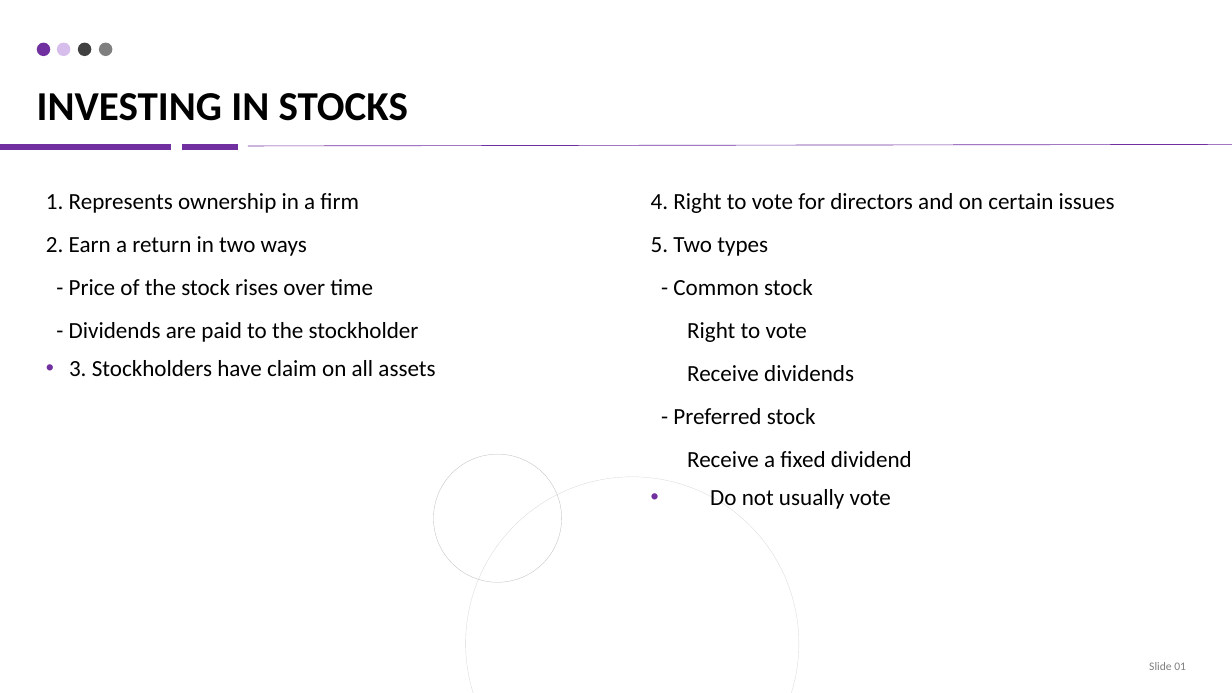
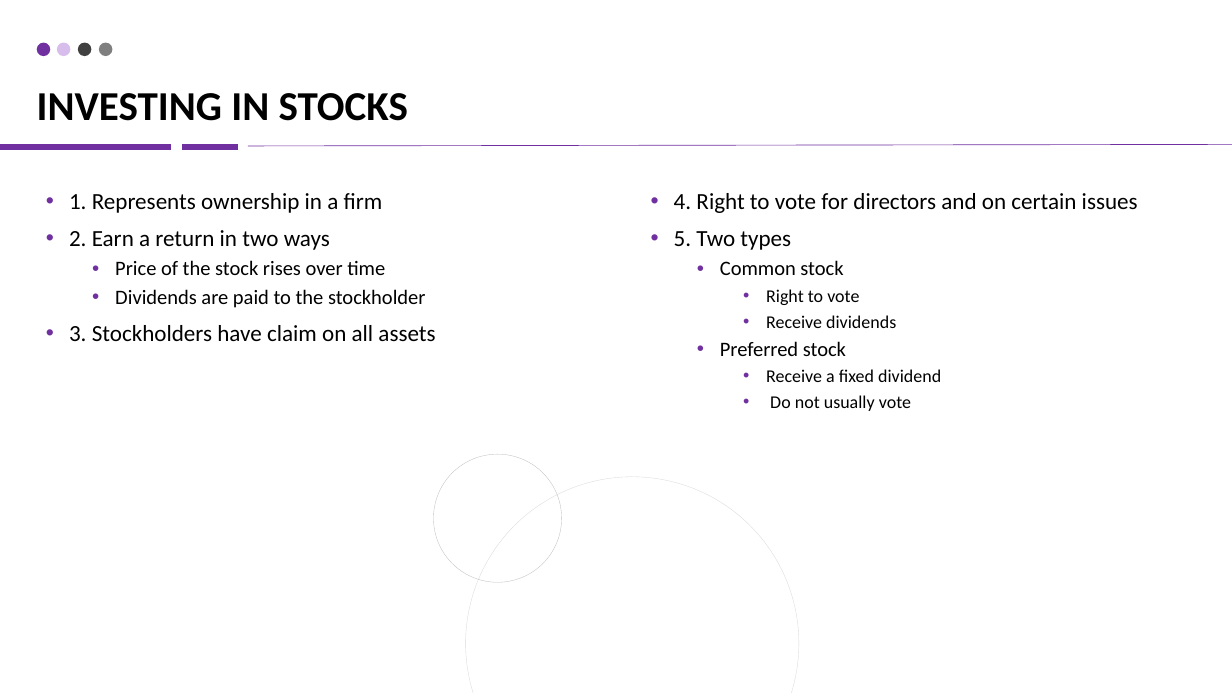
Before and after one commit to xiangx7805/MA615_TeamAssign, a slide deck: slide 2 of Officer/FinishedTemp.pptx. Drawn at 1232x693 pixels with LibreOffice and Linux fonts; fonts in the diff are those of the drawing. Boxes give left, top, right and bottom in pixels: in the first picture for what was removed or moved away, otherwise in the second. Text is boxed around its words. In the diff, an @@ line names an element or a change of style, - is before the commit and + after.

```diff
--- a/Officer/FinishedTemp.pptx
+++ b/Officer/FinishedTemp.pptx
@@ text at (x1=69, y1=193, x2=435, y2=341): text changed @@
-• 1. Represents ownership in a firm
-  2. Earn a return in two ways
-  - Price of the stock rises over time
-  - Dividends are paid to the stockholder
-  3. Stockholders have claim on all assets
+• 1. Represents ownership in a firm
+• 2. Earn a return in two ways
+  • Price of the stock rises over time
+  • Dividends are paid to the stockholder
+• 3. Stockholders have claim on all assets
@@ text at (x1=674, y1=193, x2=1138, y2=411): text changed; size 18 to 14 pt @@
-• 4. Right to vote for directors and on certain issues
-  5. Two types
-  - Common stock
-  Right to vote
-  Receive dividends
-  - Preferred stock
-  Receive a fixed dividend
-  Do not usually vote
+• 4. Right to vote for directors and on certain issues
+• 5. Two types
+  • Common stock
+    • Right to vote
+    • Receive dividends
+  • Preferred stock
+    • Receive a fixed dividend
+    • Do not usually vote
@@ text removed at (x1=1149, y1=662, x2=1186, y2=670) @@
-Slide 01
```
Also in this commit, not shown: 7 other slides changed, 2 other files.
